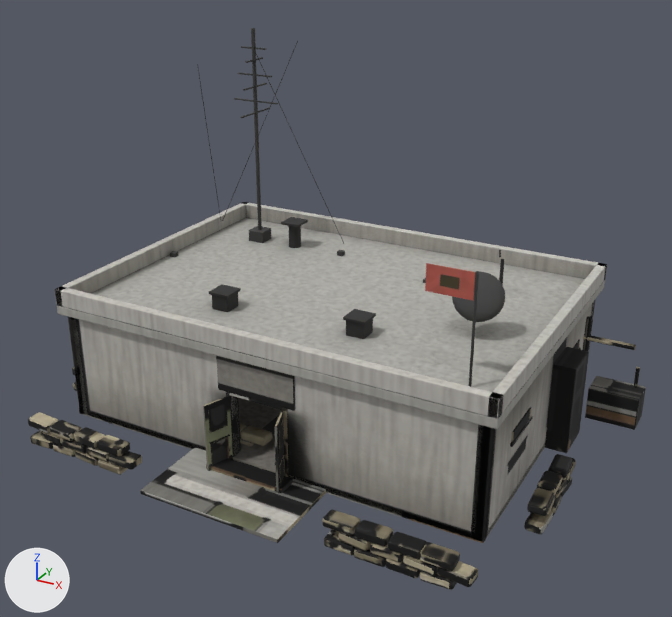
A saved change to the glTF model sp-data/hq.glb.
Camera for both pictures: a 50 mm camera at (13.22, -24.3, 15.44) aimed at (0.67, -1.48, 4.02). The axes (+X, +Y, +Z) are drawn at lower left. The lights are the same throughout. The picture after the commit comes second. Where no turn or scale is listed for an object, it has been applied to the vertices. Vertices at exactly the same position are counted once.

The first picture shows 'HQ_Roof', 'HQ_Shell' and 1 more.
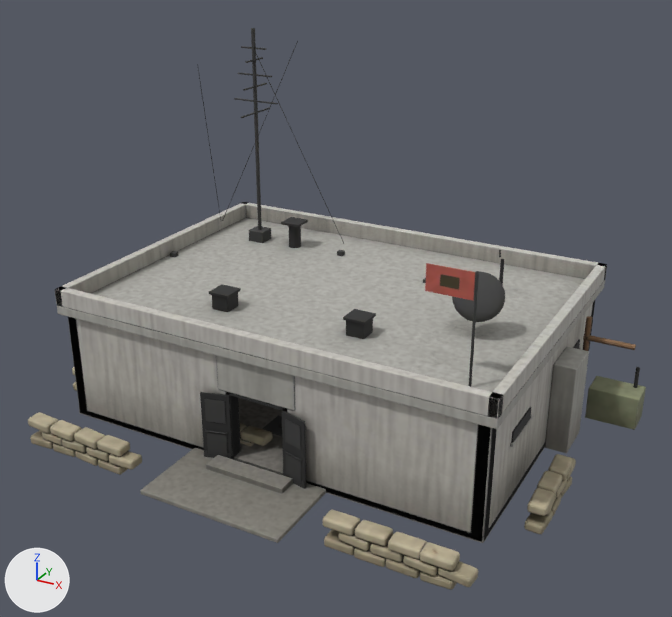
What differs and where, as boxes (x1, y1, x2, y2) in the pictures (672 x 617 px; the box of a moved part takes in the faces that stretch with it):
part 1 of me_hq_shell, moved or reshaped (not visible afterwards)
    before: (210, 437, 229, 465)
part 2 of me_hq_shell, moved or reshaped (not visible afterwards)
    before: (208, 403, 228, 433)
part 3 of me_hq_shell, moved or reshaped (not visible afterwards)
    before: (280, 457, 284, 485)
part 4 of me_hq_shell, moved or reshaped (not visible afterwards)
    before: (278, 419, 284, 454)
part 5 of me_hq_shell, moved or reshaped
    before: (209, 455, 233, 471)
    after: (204, 399, 226, 424)
part 6 of me_hq_shell, moved or reshaped (not visible before)
    after: (206, 432, 227, 457)
part 7 of me_hq_shell, moved or reshaped (not visible before)
    after: (285, 419, 301, 450)
part 8 of me_hq_shell, moved or reshaped (not visible before)
    after: (285, 453, 301, 484)
part 9 of me_hq_shell, moved or reshaped
    before: (74, 396, 285, 494)
    after: (51, 392, 306, 488)
part 10 of me_hq_shell, moved or reshaped (mostly hidden)
    both: (556, 480, 567, 497)
part 11 of me_hq_shell, moved or reshaped
    before: (327, 537, 454, 584)
    after: (326, 538, 460, 581)
part 12 of me_hq_shell, surface changed
    both: (28, 301, 646, 590)

Patch to the scene script:
```diff
--- a/sp-data/hq.glb.py
+++ b/sp-data/hq.glb.py
@@ me_hq_shell @@
 me_hq_shell.from_pydata(...)  # 5300 vertices, 10184 faces; spans x -8.8..8.8, y -6.3..6.3, z -1.8..1.8
 # used by ob_hq_shell; location = (0.44, -1.27, 1.79)
+# me_hq_shell part 1: the loose piece of 8 vertices spanning x -1.6..-1.3, y -4.5..-3.9, z -1.5..-0.8 is scaled about its middle by (2.26, 0.222, 0.826), then moved by (-0.3, 0.4, 0.0)
+# me_hq_shell part 2: the loose piece of 8 vertices spanning x -1.6..-1.3, y -4.5..-3.9, z -0.4..0.3 is scaled about its middle by (1.18, 0.117, 0.561), then moved by (-0.3, 0.3, 0.0)
+# me_hq_shell part 3: the loose piece of 8 vertices spanning x 0.6..0.7, y -4.4..-3.9, z -1.5..-0.9 is scaled about its middle by (3.49, 0.341, 1.21), then moved by (0.2, 0.3, 0.0)
+# me_hq_shell part 4: the loose piece of 8 vertices spanning x 0.5..0.8, y -4.5..-3.9, z -0.4..0.3 is scaled about its middle by (2.27, 0.222, 0.827), then moved by (0.3, 0.3, 0.0)
+# me_hq_shell part 5: the loose piece of 8 vertices spanning x -1.6..-1.3, y -4.6..-3.8, z -1.7..-1.4 is scaled about its middle by (2.08, 0.203, 2.5), then moved by (-0.3, 0.3, 1.5)
+# me_hq_shell part 6: the loose piece of 8 vertices spanning x 0.4..0.7, y -4.6..-3.8, z -1.7..-1.4 is scaled about its middle by (2.08, -0.203, 2.51), then moved by (-2.3, 0.3, 0.4)
+# me_hq_shell part 7: the loose piece of 8 vertices spanning x 0.5..0.7, y -4.3..-4.1, z -0.2..0.2 is turned 55 degrees about the z axis through its middle and scaled by 1.91, then moved by (0.3, 0.3, 0.0)
+# me_hq_shell part 8: the loose piece of 8 vertices spanning x -1.6..-1.4, y -4.3..-4.1, z -0.2..0.2 is turned -85 degrees about the z axis through its middle and scaled by 1.91, then moved by (2.4, 0.3, -1.2)
+# me_hq_shell part 9: 37 vertices moved from x -6.5..0.8, y -5.8..-3.8, z -1.8..0.5 to x -6.5..1.3, y -5.8..-3.7, z -1.8..0.5; 68 vertices removed from x -1.6..0.8, y -4.6..-3.9, z -1.8..-0.7; 68 vertices added at x -2.2..1.3, y -4.0..-3.8, z -1.7..0.5
+# me_hq_shell part 10: 7 vertices moved within x 7.3..7.8, y -1.8..-0.5, z -1.7..-1.3
+# me_hq_shell part 11: 5 vertices moved within x 3.8..6.5, y -5.9..-5.4, z -1.5..-0.9
+# me_hq_shell part 12: 8440 kept faces spanning x -8.8..8.8, y -6.3..6.3, z -1.8..1.8 get new texture (UV) coordinates
 me_hq_shell.materials.append(mat_baked_hq_shell)
```
